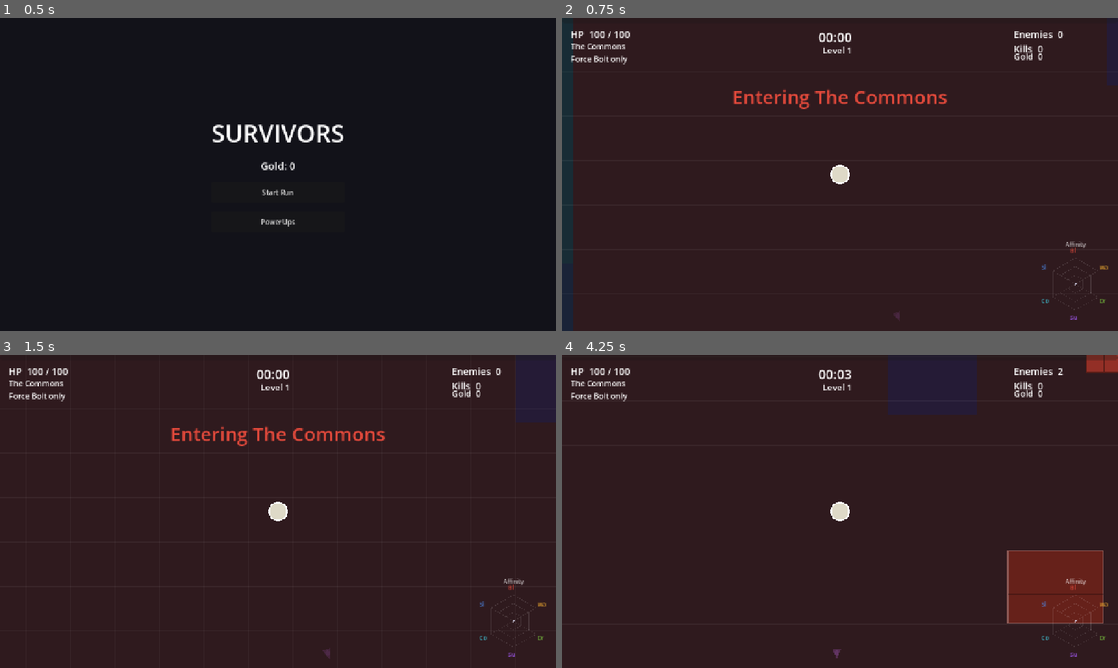
Above: before the commit, frames 1-4 (two rows, left to right).
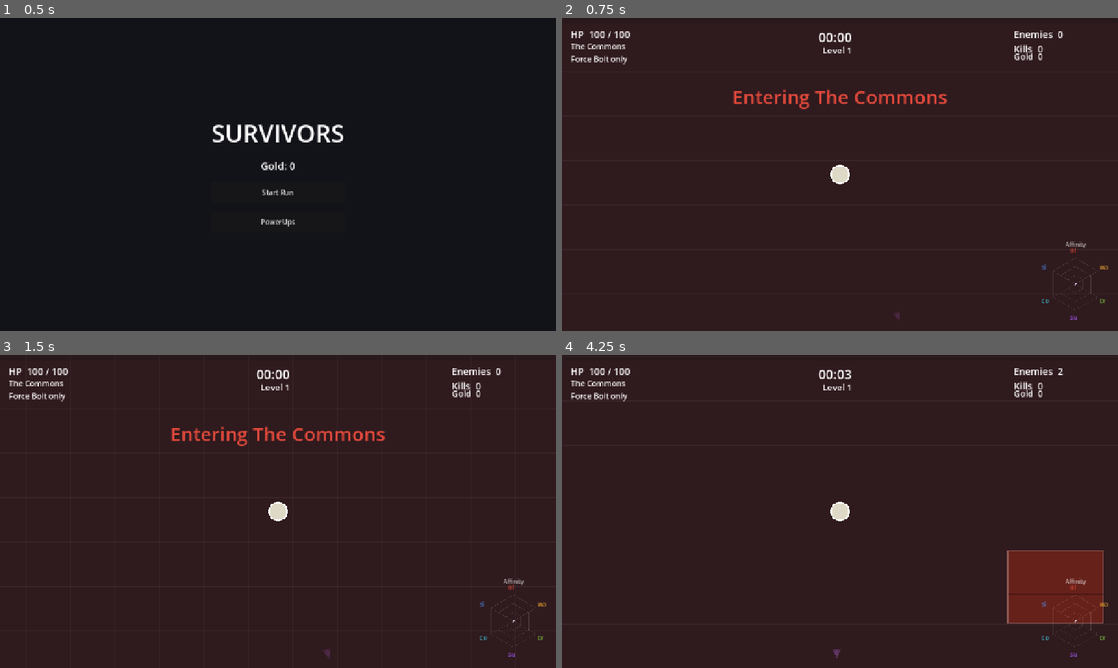
Above: after the commit, the same moments.

Repository: veighnsche/survivors-prototype
Game: Godot game, scene res://main_menu.tscn
Two runs of this game, one before a commit and one after it. Both use one fixed random seed, a clock stepped at 60 frames per second and the inputs below.
Inputs:
- Up to frame 1 (0.5 s): no input
- Up to frame 2 (0.75 s): click "Start Run" at 0.5 s
- Up to frame 3 (1.5 s): tap Enter at 1.25 s; hold D from 1.28 s (still down); tap 1 at 1.35 s
- Up to frame 4 (4.25 s): release D at 2.03 s; hold S 2.03-2.78 s; tap 2 at 2.1 s; hold D 2.78-3.53 s; tap 3 at 2.85 s; hold W from 3.53 s (still down); tap Q at 3.6 s

Frame 1 is identical in both runs. In frame 2, 0.4% of the frame differs, in the area x 0-2%, y 78-100%; in frame 3, less than 0.1%; in frame 4, 0.3%.

Commit message:
Biomes are actual territories (log-diagnosed pinwheel sliver bug)
User's run log showed biome crossings every ~19s. Cause: near spawn the 60-deg
pinwheel wedges converge at the origin, so "biomes" there were slivers a few
hundred px wide regardless of the 9000px far-world cells. Now: Commons start
field is a real 1600px disc (~8s to exit deliberately), sector wedges run from
its edge out to 14000px (a wedge is 60+ seconds deep, thousands of px wide at
depth), huge Voronoi blobs beyond.

Co-Authored-By: Claude Opus 4.8 <noreply@anthropic.com>

Diff:
--- a/scripts/config.gd
+++ b/scripts/config.gd
@@ -58,9 +58,9 @@
 	"hollow":     {"name": "The Hollow",  "color": Color("#9A54E4"), "family": "summon",  "obstacle": "block",
 		"roster": [{"arch": "mite", "w": 0.8}, {"arch": "broodmother", "w": 0.2}]},
 }
-var COMMONS_RADIUS := 450.0      # small guaranteed-Commons ring at spawn
-var SPAWN_FAIR_RADIUS := 2600.0  # fair pinwheel: all 3 biomes touch spawn as seed-rotated sectors
-var BIOME_CELL := 9000.0         # HUGE blobs — a biome is a whole territory, not a patch
+var COMMONS_RADIUS := 1600.0     # the starting Commons field — a real area, not a dot
+var SPAWN_FAIR_RADIUS := 14000.0 # sector wedges run from the Commons edge WAY out — each one a territory
+var BIOME_CELL := 9000.0         # HUGE Voronoi blobs beyond the wedges
 var BIOME_WEIGHTS := {"commons": 0.20, "thornreach": 0.16, "barrows": 0.16, "wilds": 0.16, "cragspire": 0.16, "hollow": 0.16}
 
 # Territory: enemies weaken and head home when outside their biome (no dragging
